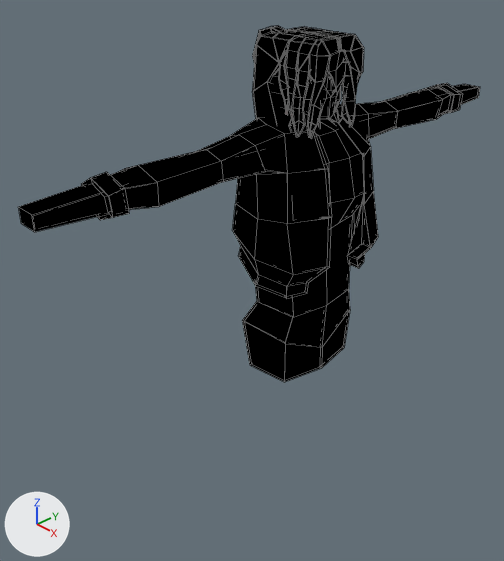
The Blender file Hana.blend, before and after one commit.
Rendered twice from a 50 mm lens placed at (7.17, -7.87, 5.86), pointed at (-0.93, -0.43, -0.05). Arrows for +X, +Y and +Z are at lower left; the lights stay in place. Mesh edges are drawn as thin lines.

The older version as bpy lines, for what is in view:
```python
me_cube = bpy.data.meshes.new('Cube')
me_cube.from_pydata(...)  # 63 vertices, 56 faces; spans x -0.71..0.52, y -4.72..0.32, z -1.44..3.21
me_cube.materials.append(mat_skin)
me_cube.materials.append(mat_cell_shade)  # black #000000
me_cube_001 = bpy.data.meshes.new('Cube.001')
me_cube_001.from_pydata(...)  # 85 vertices, 75 faces; spans x 0.0..3.83, y -0.91..1.05, z 0.36..2.98
me_cube_001.materials.append(mat_material_008)  # black #000000
me_cube_001.materials.append(mat_cell_shade)  # black #000000
me_cube_003 = bpy.data.meshes.new('Cube.003')
me_cube_003.from_pydata(...)  # 171 vertices, 159 faces, 1 loose edge; spans x -1.28..0.52, y -0.63..0.12, z 2.49..4.22
me_cube_003.materials.append(mat_hair)
me_cube_003.materials.append(mat_cell_shade)  # black #000000
ob_cube = bpy.data.objects.new('Cube', me_cube)
ob_cube.location = (0.0, 0.0, 0.0)
_m = ob_cube.modifiers.new('Mirror', 'MIRROR')
_m.use_axis = (False, True, False)
_m = ob_cube.modifiers.new('Solidify', 'SOLIDIFY')
_m.thickness = 0.04
_m.material_offset = 1
_m.use_flip_normals = True
ob_hair = bpy.data.objects.new('Hair', me_cube_003)
ob_hair.location = (0.0, 0.0, 0.0)
_m = ob_hair.modifiers.new('Mirror', 'MIRROR')
_m.use_axis = (False, True, False)
_m = ob_hair.modifiers.new('Solidify', 'SOLIDIFY')
_m.thickness = 0.02
_m.material_offset = 1
_m.use_flip_normals = True
ob_hoodie = bpy.data.objects.new('Hoodie', me_cube_001)
ob_hoodie.location = (0.0, 0.0, 0.0)
ob_hoodie.rotation_euler = (0.0, 0.0, 1.571)  # degrees (0, 0, 90)
_m = ob_hoodie.modifiers.new('Mirror', 'MIRROR')
_m.use_clip = True
_m = ob_hoodie.modifiers.new('Solidify', 'SOLIDIFY')
_m.thickness = 0.04
_m.material_offset = 1
_m.use_flip_normals = True
# also in view: 'Head' at (-0.14, 0.0, 3.57)
```
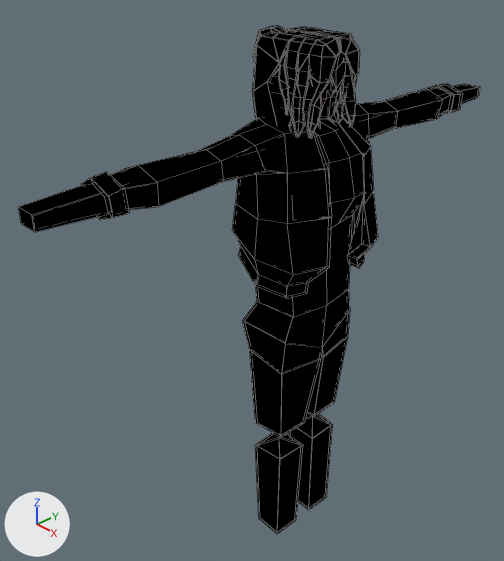
Boxes (x1, y1, x2, y2) around the edits, measured in the pictures (504 x 561 px; the box of a moved part takes in the faces that stretch with it):
'Cube', reshaped (51% taller): before (18, 84, 480, 382); after (18, 84, 480, 534)
'Hair', reshaped: before (252, 26, 364, 139); after (252, 26, 360, 139)
part 1 of me_cube, built on: before (242, 310, 350, 382); after (242, 310, 350, 534)
part 2 of me_cube_003, moved or reshaped: before (314, 34, 355, 45); after (314, 34, 354, 46)
part 3 of me_cube_003, moved or reshaped: before (308, 44, 363, 109); after (308, 38, 359, 109)
part 4 of me_cube_003, moved or reshaped: before (315, 35, 364, 82); after (320, 37, 360, 83)

The change, as a list of edits to the scene's bpy script:
```text
Change me_cube:
    used by ob_cube; location = (0.0, 0.0, 0.0)
    remove me_cube.from_pydata(...)  # 63 vertices, 56 faces; spans x -0.71..0.52, y -4.72..0.32, z -1.44..3.21
    add me_cube.from_pydata(...)  # 77 vertices, 72 faces; spans x -0.71..0.52, y -4.72..0.32, z -5.3..3.21
    me_cube part 1
    1 face is deleted
    4 vertices move from x -0.55..0.44, y -0.88..0.0, z -1.44 to x -0.59..0.44, y -0.92..-0.03, z -1.23..-1.08
    14 vertices are added at x -0.46..0.2, y -0.81..-0.13, z -5.3..-2.76
    17 new faces join them
Change me_cube_003:
    where me_cube_003.from_pydata(...)  # 171 vertices, 159 faces, 1 loose edge; spans x -1.28..0.52, y -0.63..0.12, z 2.49..4.22
    used by ob_hair; location = (0.0, 0.0, 0.0)
    me_cube_003 part 2: the 1 vertex in x 0.41, y -0.35, z 4.21 is moved by (0.0, 0.08, -0.07)
    me_cube_003 part 3: all 4 vertices in x 0.41..0.52, y -0.53..-0.38, z 3.67..4.16 are moved by (0.0, 0.1, -0.03)
    me_cube_003 part 4: the 1 vertex in x 0.46, y -0.21, z 3.99 is moved by (0.0, 0.12, -0.03)
```
